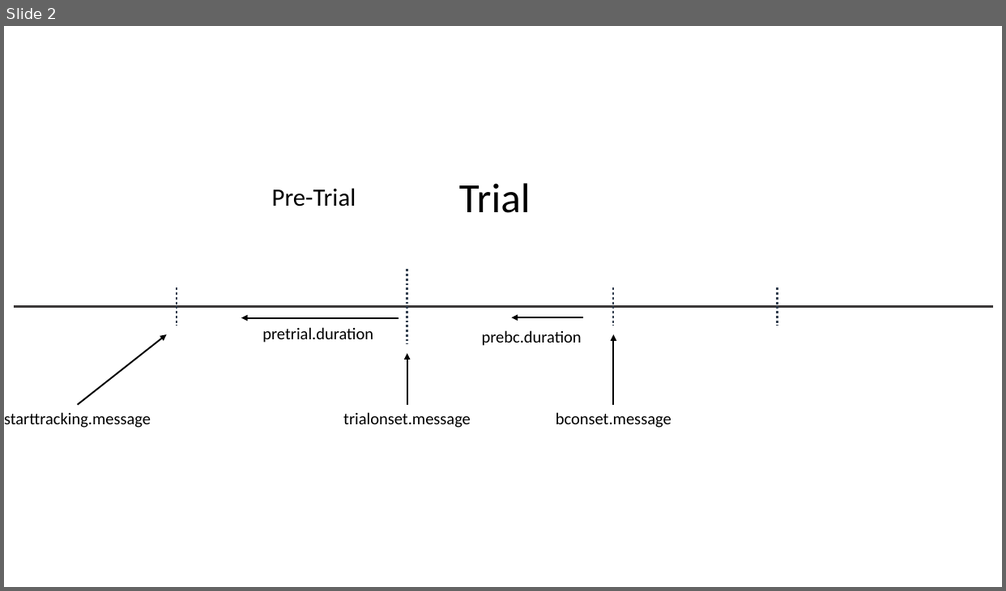
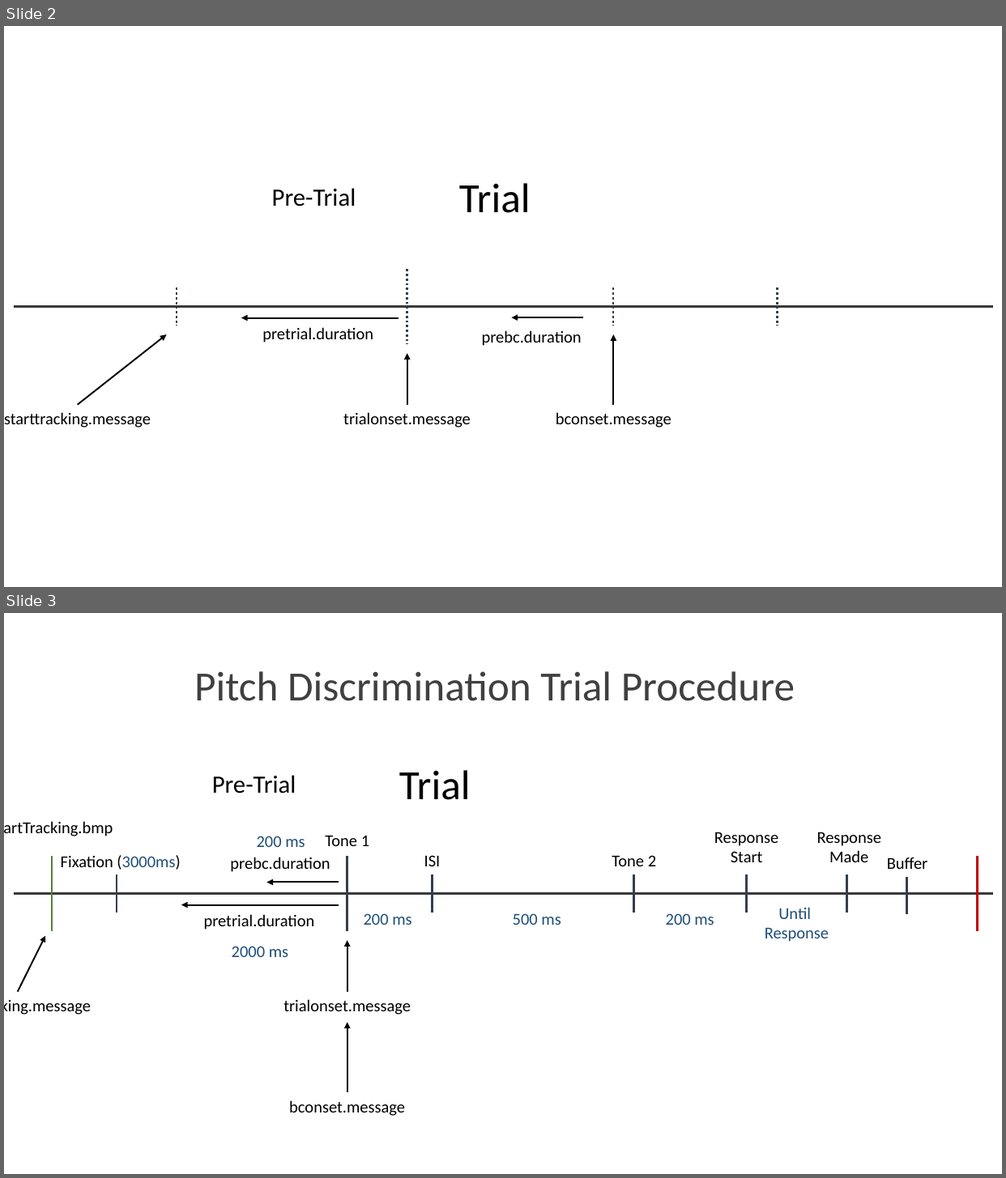
Before and after one commit to dr-JT/pupillometry, a slide deck: trialmarkers.pptx. Shown one above the other, each under a label of ours: slide 2 before the commit, slides 2 and 3 after it. The pictures are 1006x591 and 1006x1178 pixels, drawn with LibreOffice and Linux fonts; fonts in the diff are those of the drawing. Boxes give left, top, right and bottom in pixels: in the first picture for what was removed or moved away, otherwise in the second. Text is boxed around its words. In the diff, an @@ line names an element or a change of style, - is before the commit and + after.

```diff
--- a/trialmarkers.pptx
+++ b/trialmarkers.pptx
@@ slide 3 added at [4, 613, 1002, 1174], background #FFFFFF @@
@@ group added at [4, 671, 994, 1116]: 22 texts, 10 lines, 5 arrows @@
+Trial
+Pre-Trial
+starttracking.message
+trialonset.message
+pretrial.duration
+Tone 1
+Tone 2
+bconset.message
+prebc.duration
+Response
+Start
+Fixation (3000ms)
+StartTracking.bmp
+Pitch Discrimination Trial Procedure
+ISI
+Response
+Made
+Buffer
+2000 ms
+200 ms
+200 ms
+500 ms
+200 ms
+Until
+Response
```
Also in this commit, not shown: 2 other slides added, 12 other files.
